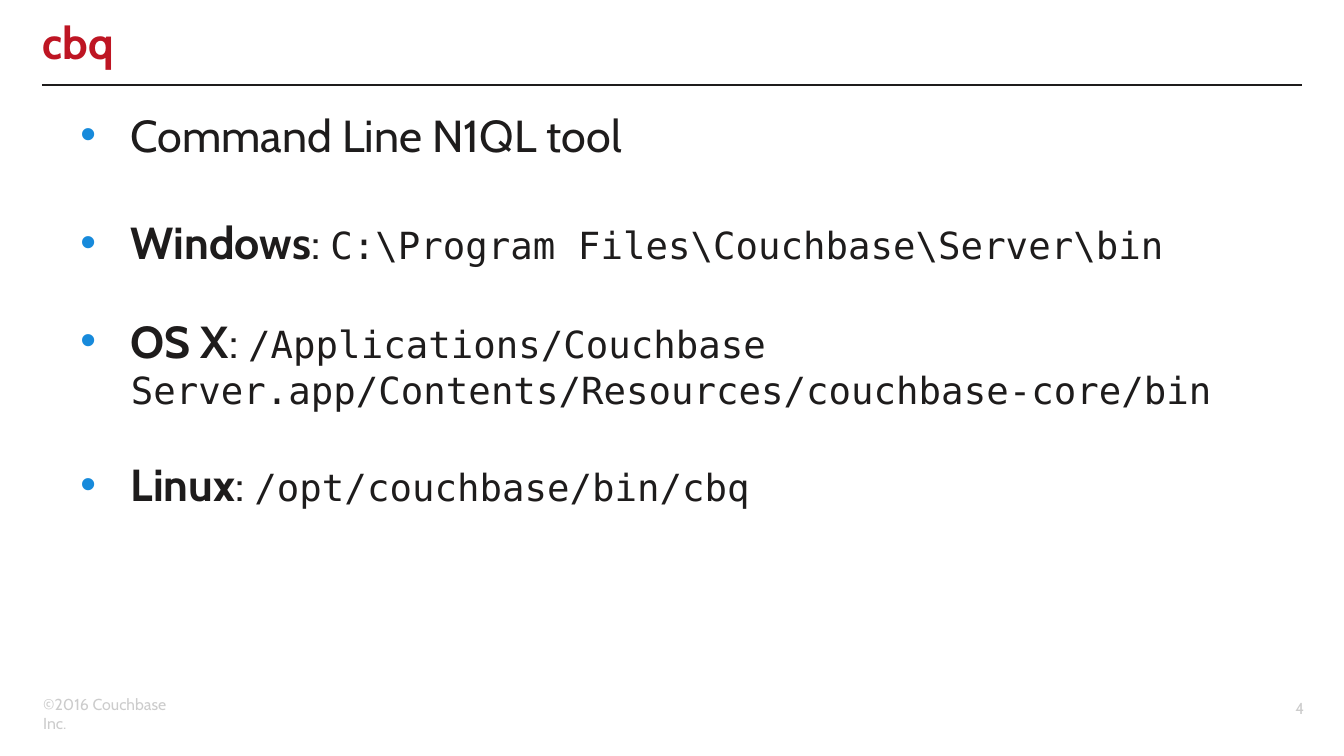
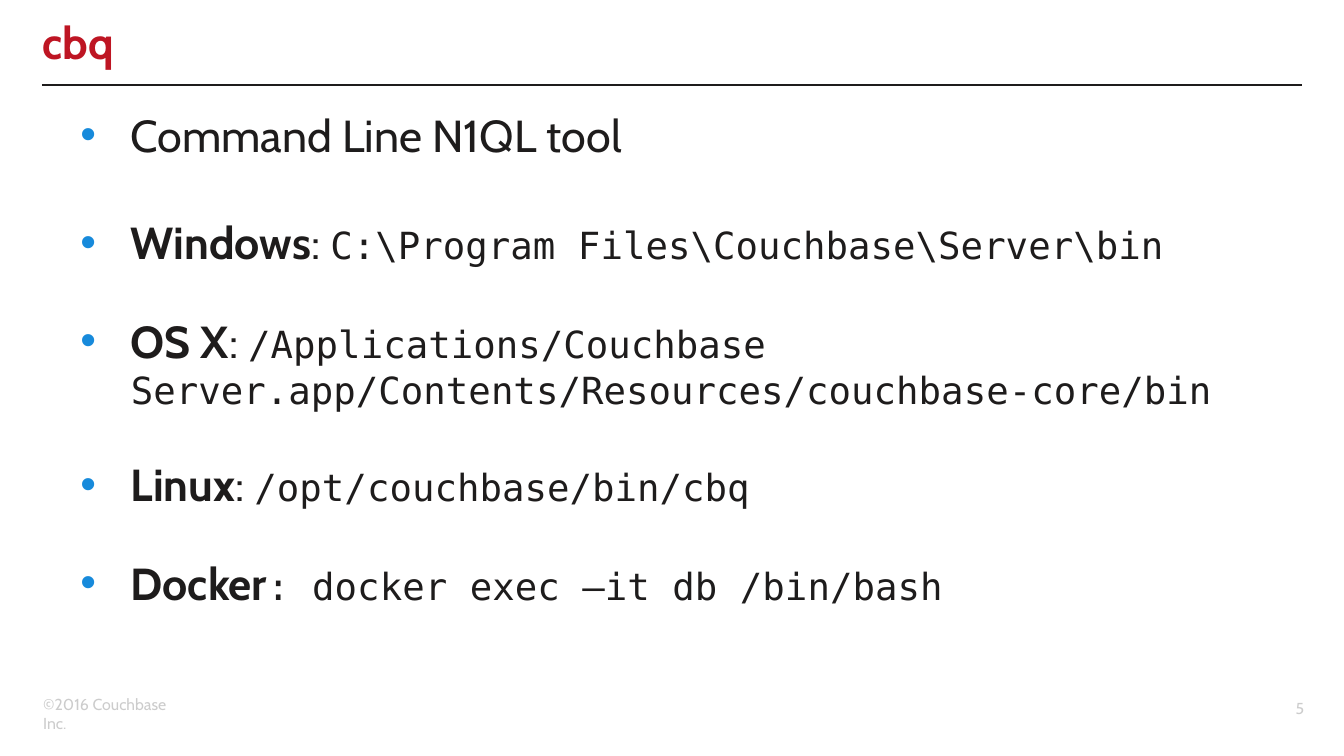
Before and after one commit to clint77/workshop, a slide deck: slide 5 of connect2016/developer/02/02.pptx (slide 4 before the commit). Drawn at 1344x756 pixels with LibreOffice and Linux fonts; fonts in the diff are those of the drawing; background and template pictures are left out. Boxes give left, top, right and bottom in pixels: in the first picture for what was removed or moved away, otherwise in the second. Text is boxed around its words. In the diff, an @@ line names an element or a change of style, - is before the commit and + after.

Commit message:
updated slides with feedback from DA team added cluster instructions for docker to part 4

```diff
--- a/connect2016/developer/02/02.pptx
+++ b/connect2016/developer/02/02.pptx
@@ text at [131,566,943,604]: paragraph added @@
+• Docker: docker exec –it db /bin/bash
@@ page number at [1296,703,1305,714]: text changed @@
-4
+5
```
Also in this commit, not shown: 1 other slide changed, 1 slide added, 4 other files.
